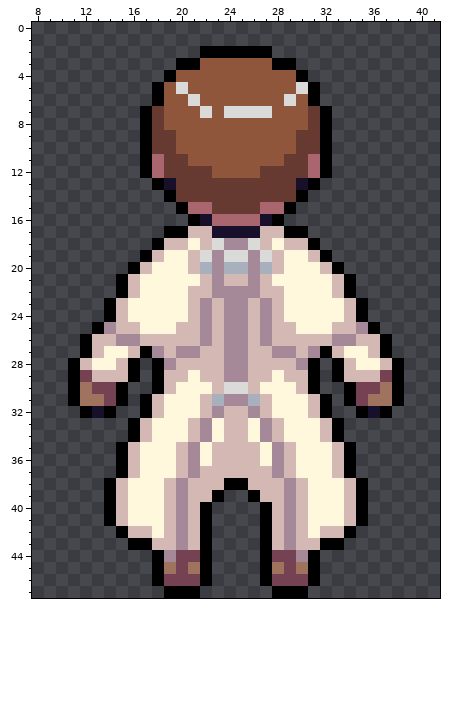
One commit to this pixel-art sprite: res/textures/creatures/priest/back.png. This is how it looked before the edit.
The file is 48x48 pixels. Shown: x 8..41, y 0..47.
Now the later version:
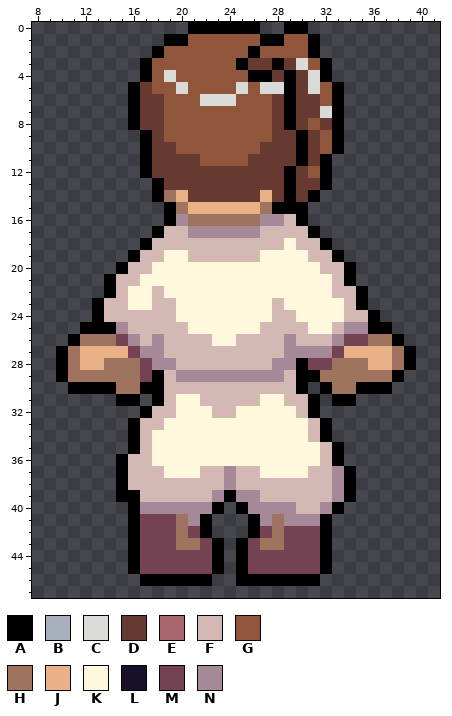
Palette (. is transparent): A #000000  B #a8b0bd  C #dadad8  D #663931  E #a9666f  F #d3b8b3  G #8f563b  H #a0735e  J #e8b188  K #fff8dd  L #180f2a  M #754254  N #a58998
The exact change:
Changed rows in their new state; - is an unchanged pixel.
first column x 10:
 0 -----------AAAAAA--AA---------
 1 ---------AAGGGGGGAAGGA--------
 2 --------AGGGGGGG-GGGGA--------
 3 -------AGGGG---ADD-DCGA-------
 4 -------AGC------AADADCA-------
 5 ------ADG------C-CCADCGA------
 6 ------ADD--GCCC---DADDGA------
 7 ------AD----G-GGGGDAD-CA------
 8 ------AD----------DADGDA------
 9 ---------G--------DDA-GA------
10 -----------------DDDA-GA------
11 --------D--D----DDD-AD--------
12 --------D----DDDD--A-G--------
13 ---------D---------ADDA-------
14 --------AHJ------J-ADA--------
15 ---------AHJJJJJJHA-A---------
16 ---------ANHHHHHHNNFA---------
17 --------AFFNNNNNN--FFA--------
18 -------AF--F-FFFF-FK-FA-------
19 ------AF----FFFFFKK---FA------
20 -----AF----KKKKKKKK----FA-----
21 ----AF------KKKKKK------------
22 ----AFK-F--KKKKKKKK-----FA----
23 ---AF---FF-KKKKKKK------------
24 ---AF-FFFF-KKKKKKK-F-----FA---
25 --A-AN-FFF-KKKKKKF--F---N--A--
26 -AHHHM--N---FKKF-F-N----MMHHA-
27 AHJJJJMN--FF--FF--F-N-NMJJJJHA
28 AHJJHHHMN-----FF--NNAMMHHHJJHA
29 AHHHHHHM--NNNN--NNN-A-HHHHHH--
30 --AAAHHA--FFF-FF-FFFA.AHHAAA.-
31 -....-A.AF---FFFFK-FFA.A-....-
32 --...----F--KF-KKK--FA.--...--
33 --------F--KK-KK-KK--FA.------
34 -----------KK-KK-KK--FA.------
35 -----.AF--KK-KKKK-KK--FA.-----
36 -------F--KK-KKKK-KK--FA.-----
37 -------FF-KK--N--KKK-FFN------
38 ----.AFFF-F---NF---F-FFNA.----
39 ----.AAFF-F--NANN--F-FFNA.----
40 ----..ANNN-NNA-ANNN--FNA..----
41 ----..AMMMHN----ANH-NNA...----
42 -----.AMMMHM----AMHMMMA..-----
43 -------MMMHHMA-AMHHMMM-.------
44 ------AMMM--MA-AMM--MMA-------
45 ------AMMM-MMA-AMMM-MMA-------
46 -------A-AAA---AA-AAA---------
47 ---------...------...---------
